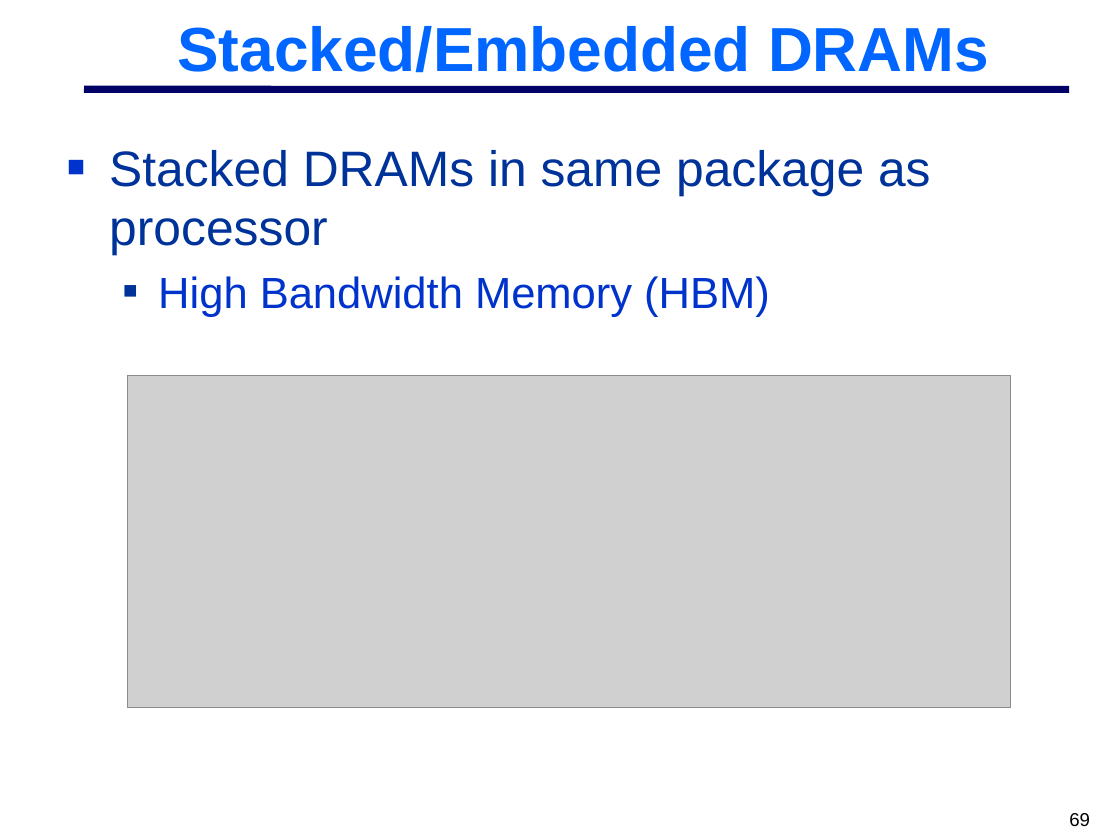
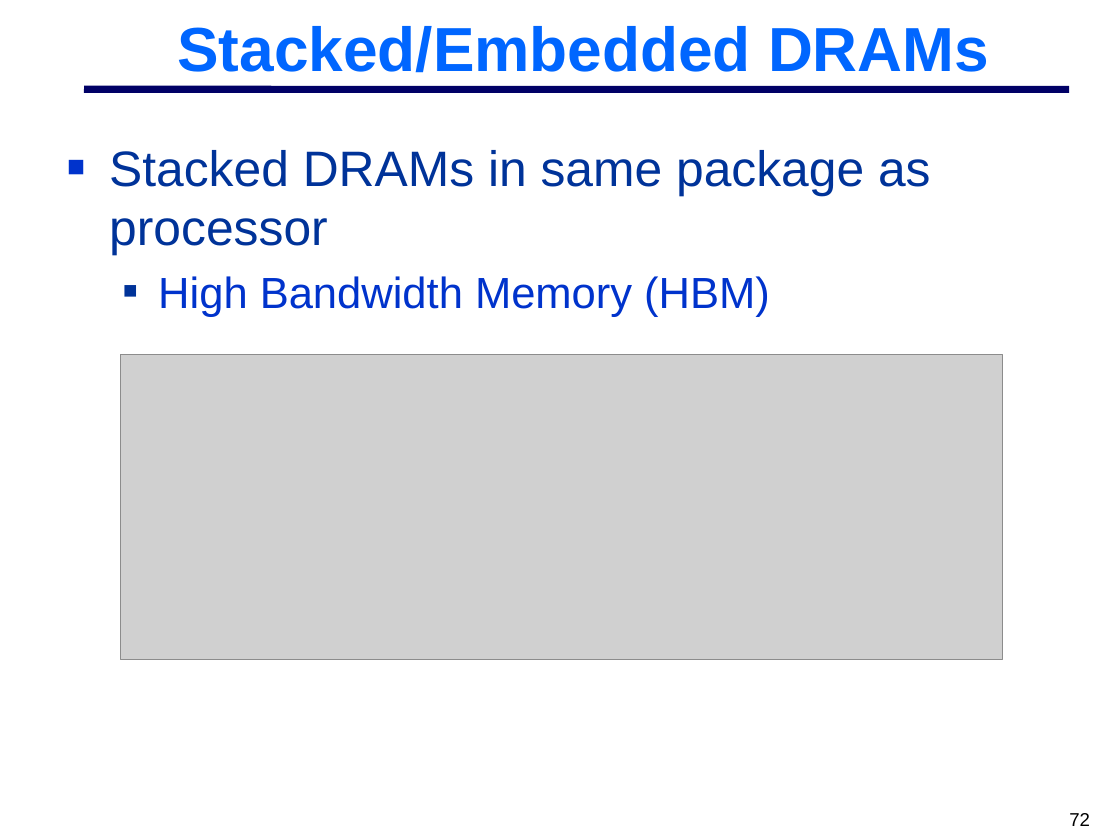
Before and after one commit to MHayden18/Architecture, a slide deck: slide 72 of Powerpoints/CSCE 692 02 Cache-Chap2-B.pptx (slide 69 before the commit). Drawn at 1120x840 pixels with LibreOffice and Linux fonts; fonts in the diff are those of the drawing; grey boxes stand for pictures; background and template pictures are left out. Boxes give left, top, right and bottom in pixels: in the first picture for what was removed or moved away, otherwise in the second. Text is boxed around its words. In the diff, an @@ line names an element or a change of style, - is before the commit and + after.

```diff
--- a/Powerpoints/CSCE 692 02 Cache-Chap2-B.pptx
+++ b/Powerpoints/CSCE 692 02 Cache-Chap2-B.pptx
@@ picture: place and size @@
-picture at (128, 376, 1011, 708)
+picture at (121, 355, 1002, 660)
@@ page number at (1069, 813, 1090, 826): text changed @@
-69
+72
```
Also in this commit, not shown: 8 other slides changed, 4 slides added, 2 slides removed, 1 other file.
